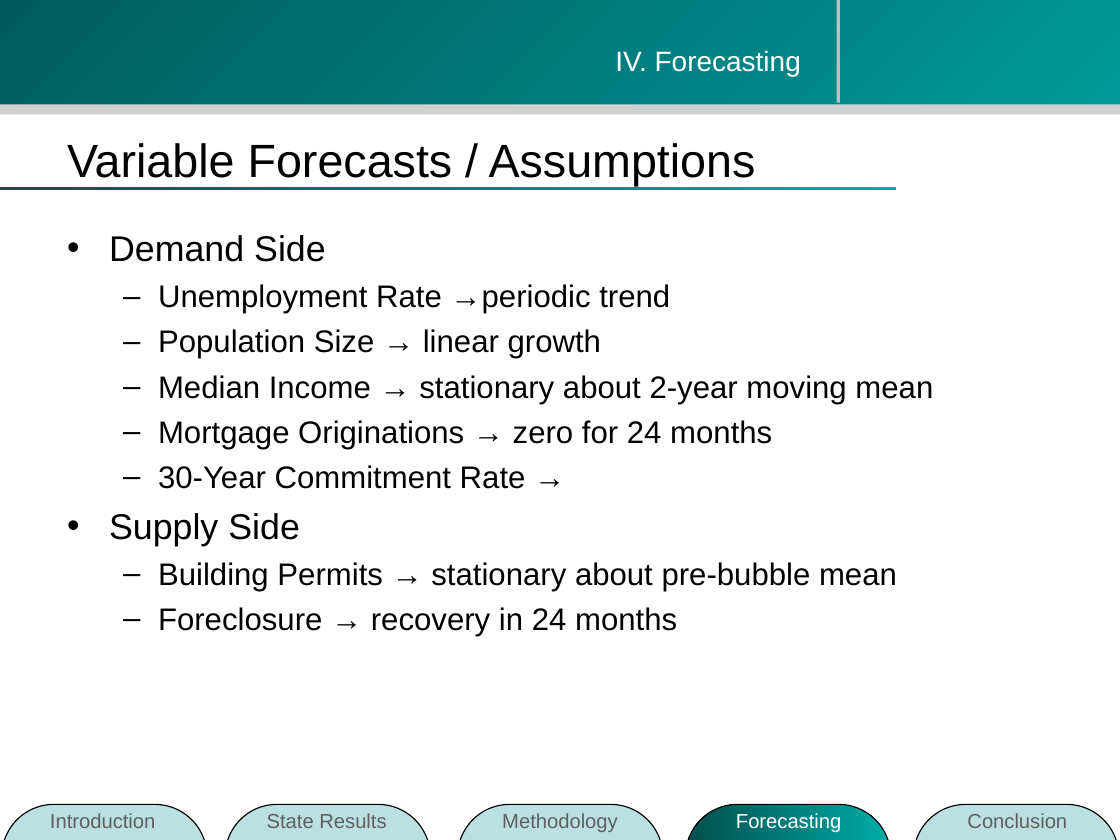
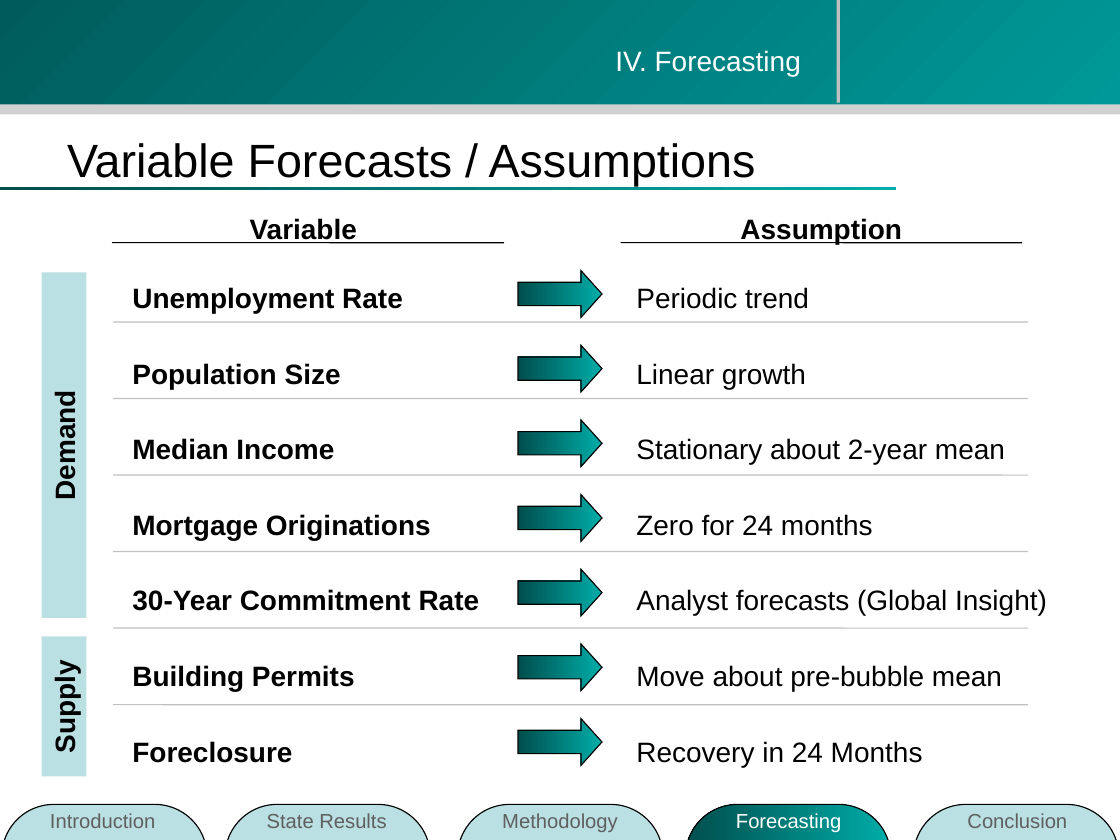
Before and after one commit to zhouzhenghui/svnrepository, a slide deck: slide 24 of SVNRepository/Presentation/M.Eng Final Presentation-take2.ppt. Drawn at 1120x840 pixels with LibreOffice and Linux fonts; fonts in the diff are those of the drawing; background and template pictures are left out. Boxes give left, top, right and bottom in pixels: in the first picture for what was removed or moved away, otherwise in the second. Text is boxed around its words. In the diff, an @@ line names an element or a change of style, - is before the commit and + after.

```diff
--- a/SVNRepository/Presentation/M.Eng Final Presentation-take2.ppt
+++ b/SVNRepository/Presentation/M.Eng Final Presentation-take2.ppt
@@ text removed at [109, 235, 933, 636] @@
-• Demand Side
-  – Unemployment Rate →periodic trend
-  – Population Size → linear growth
-  – Median Income → stationary about 2-year moving mean
-  – Mortgage Originations → zero for 24 months
-  – 30-Year Commitment Rate →
-• Supply Side
-  – Building Permits → stationary about pre-bubble mean
-  – Foreclosure → recovery in 24 months
@@ text added at [250, 218, 357, 244], 18 pt, text #000000, bold @@
+Variable
@@ text added at [740, 218, 902, 244], 18 pt, text #000000, bold @@
+Assumption
@@ line added from (112, 243) to (504, 243), #000000 0.74 pt @@
@@ line added from (620, 243) to (1023, 243), #000000 0.74 pt @@
@@ rectangle added at [41, 272, 86, 617], fill #BBE0E3, 18 pt, text #000000, bold @@
+Demand
@@ text added at [132, 287, 480, 763], 18 pt, text #000000, bold @@
+Unemployment Rate
+Population Size
+Median Income
+Mortgage Originations
+30-Year Commitment Rate
+Building Permits
+Foreclosure
@@ right arrow added at [519, 271, 603, 318], fill gradient #00ACA8 to #004F4D, outline #000000 0.74 pt @@
@@ text added at [636, 287, 1047, 767], 18 pt, text #000000 @@
+Periodic trend
+Linear growth
+Stationary about 2-year mean
+Zero for 24 months
+Analyst forecasts (Global Insight)
+Move about pre-bubble mean
+Recovery in 24 Months
@@ line added from (113, 323) to (1028, 323), #C0C0C0 0.74 pt @@
@@ right arrow added at [519, 345, 603, 392], fill gradient #00ACA8 to #004F4D, outline #000000 0.74 pt @@
@@ line added from (113, 399) to (1028, 399), #C0C0C0 0.74 pt @@
@@ right arrow added at [519, 420, 603, 467], fill gradient #00ACA8 to #004F4D, outline #000000 0.74 pt @@
@@ line added from (113, 475) to (1028, 475), #C0C0C0 0.74 pt @@
@@ right arrow added at [519, 495, 603, 542], fill gradient #00ACA8 to #004F4D, outline #000000 0.74 pt @@
@@ line added from (113, 551) to (1028, 551), #C0C0C0 0.74 pt @@
@@ right arrow added at [519, 569, 603, 616], fill gradient #00ACA8 to #004F4D, outline #000000 0.74 pt @@
@@ line added from (113, 628) to (1028, 628), #C0C0C0 0.74 pt @@
@@ rectangle added at [42, 637, 87, 777], fill #BBE0E3, 18 pt, text #000000, bold @@
+Supply
@@ right arrow added at [519, 644, 603, 691], fill gradient #00ACA8 to #004F4D, outline #000000 0.74 pt @@
@@ line added from (113, 704) to (1028, 704), #C0C0C0 0.74 pt @@
@@ right arrow added at [519, 719, 603, 766], fill gradient #00ACA8 to #004F4D, outline #000000 0.74 pt @@
```
